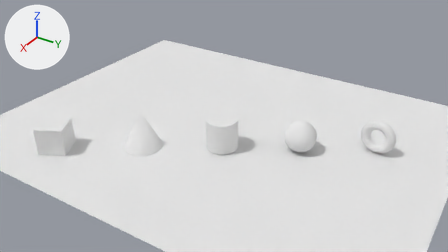
Renders of the Blender file AssetsSrc/Shapes/Shapes.blend from each side of a commit.
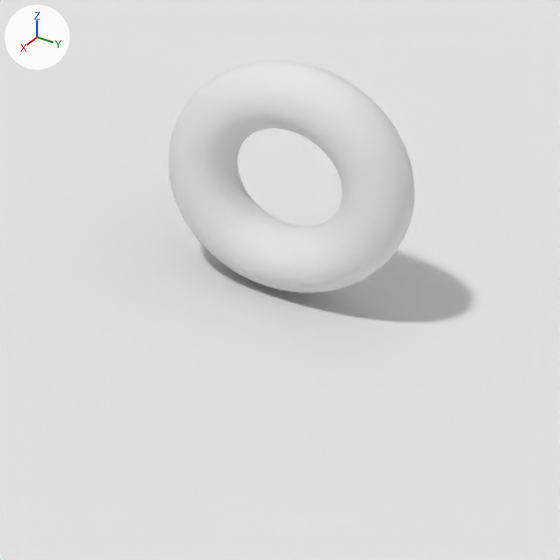
The first picture shows the older version from the file's camera 'Camera'. The close-ups show both versions on the part from 75% to 93% of the width and 44% to 76% of the height of that picture; other places that the commit changed are outside them. Lighting does not change. The marker at upper left points along +X, +Y and +Z.

The older version as bpy lines, for what is in view:
```python
me_plane = bpy.data.meshes.new('Plane')
me_plane.from_pydata([(-1.0, -1.0, 0.0), (1.0, -1.0, 0.0), (-1.0, 1.0, 0.0), (1.0, 1.0, 0.0)], [], [(0, 1, 3, 2)])
me_plane.materials.append(mat_floor)  # white #e7e7e7
me_torus_001 = bpy.data.meshes.new('Torus.001')
me_torus_001.from_pydata(...)  # a torus around z (ring radius 0.8, tube radius 0.3) spanning x -1.1..1.1, y -1.1..1.1, z -0.3..0.3
me_torus_001.polygons.foreach_set('use_smooth', [True] * 1440)
me_torus_001.materials.append(mat_white)  # white #e7e7e7
ob_plane = bpy.data.objects.new('Plane', me_plane)
ob_plane.location = (0.0, 0.0, 0.0)
ob_plane.scale = (11.6, 14.5, 1.43)
ob_torus_001 = bpy.data.objects.new('Torus.001', me_torus_001)
ob_torus_001.location = (-2.407, 9.739, 1.125)
ob_torus_001.rotation_euler = (0.0871, 1.571, 0.0)  # degrees (5, 90, 0)
```
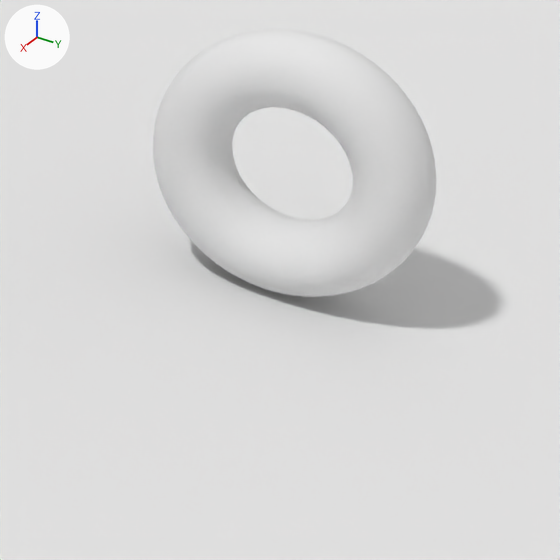
Pixel boxes [x1, y1, x2, y2] of what changed, in the close-ups (560 x 560 px):
'Torus.001', moved, rescaled (15% wider, 15% taller): before [168, 60, 415, 293]; after [153, 29, 436, 297]

The change in detail:
Object 'Torus.001' (ob_torus_001) moves from (-2.407, 9.739, 1.125) to (-2.407, 9.739, 1.262).
Object 'Torus.001' (ob_torus_001) is rescaled from (1.0, 1.0, 1.0) to (1.15, 1.15, 1.15).
